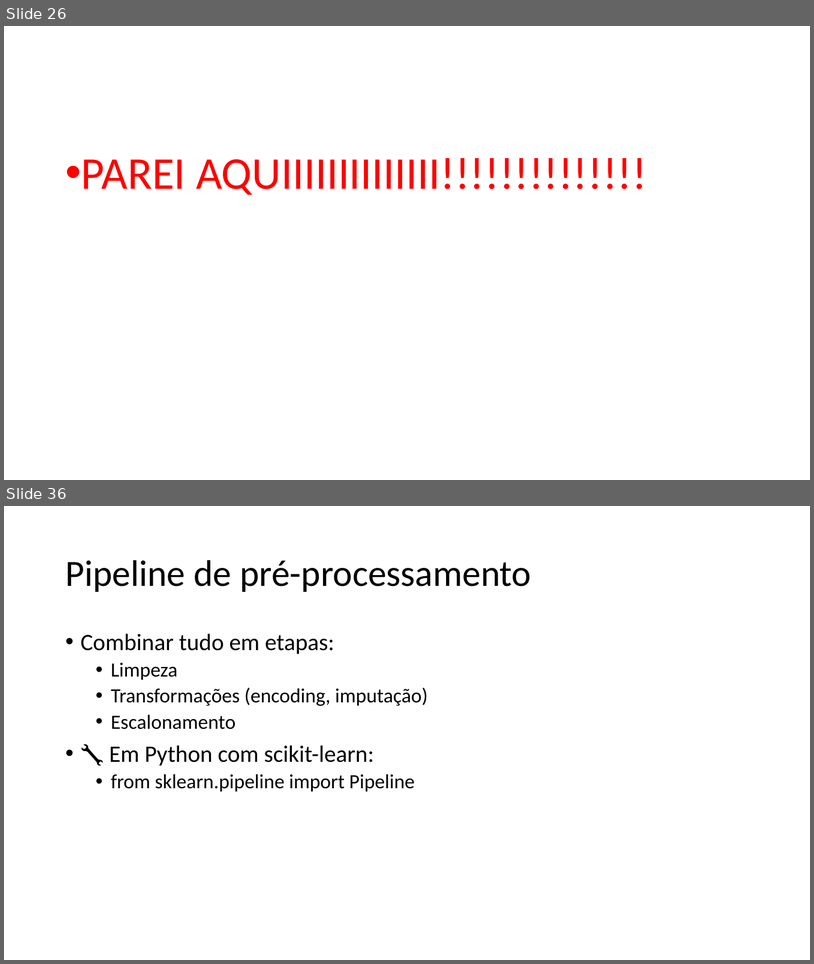
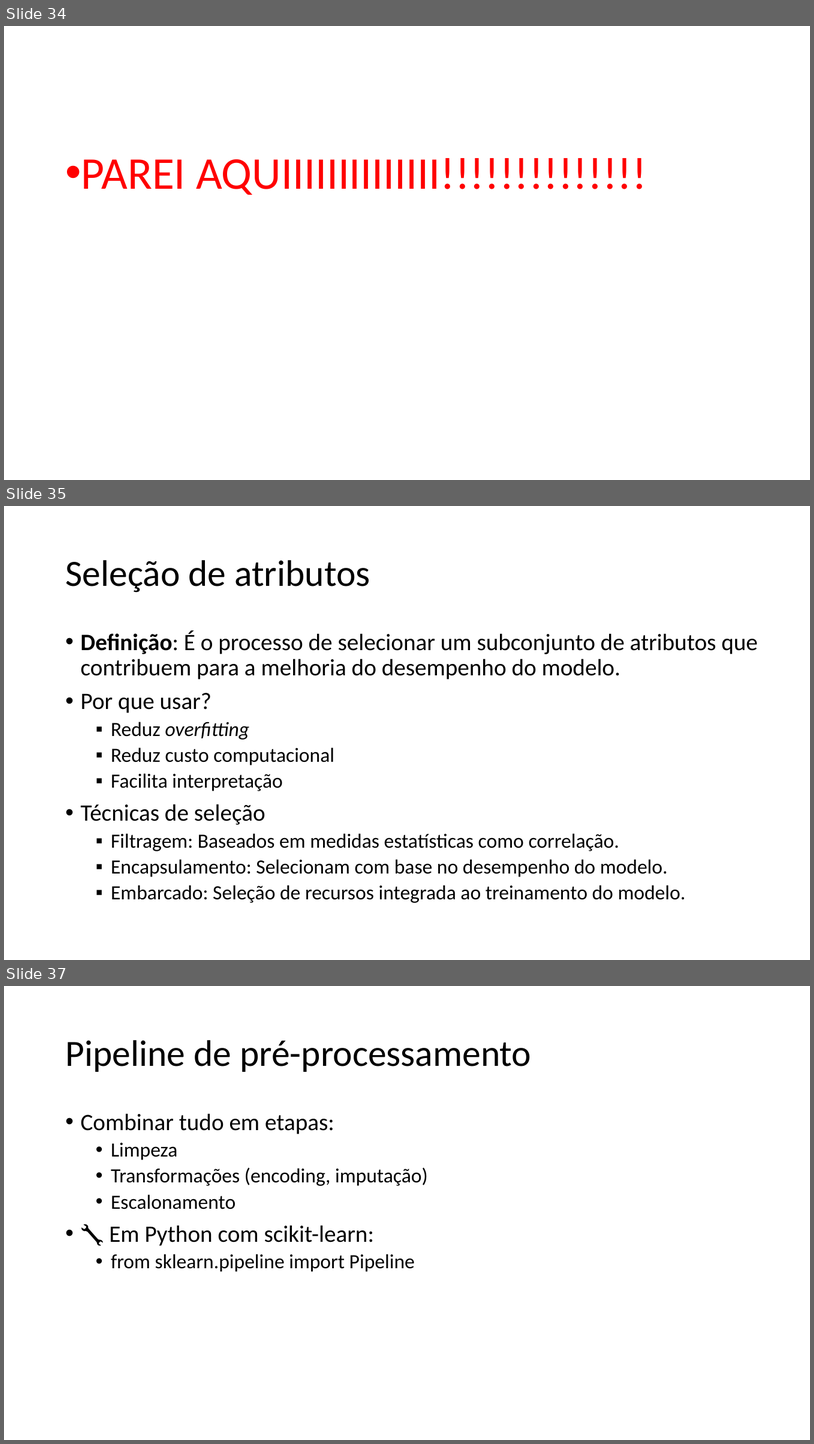
Before and after one commit to zz4fap/c24_inteligencia_artificial, a slide deck: slides/C24_Transformações.pptx. Shown one above the other, each under a label of ours: slides 26 and 36 before the commit, slides 34, 35 and 37 after it; the slides between them are not shown. The pictures are 814x964 and 814x1444 pixels, drawn with LibreOffice and Linux fonts; fonts in the diff are those of the drawing. Boxes give left, top, right and bottom in pixels: in the first picture for what was removed or moved away, otherwise in the second. Text is boxed around its words. In the diff, an @@ line names an element or a change of style, - is before the commit and + after.

```diff
--- a/slides/C24_Transformações.pptx
+++ b/slides/C24_Transformações.pptx
@@ slide 35 added at (4,506,810,960), background #FFFFFF @@
@@ title added at (65,560,370,592), 44 pt, text #000000 @@
+Seleção de atributos
@@ text added at (81,630,758,903), 24 pt, text #000000 @@
+• Definição: É o processo de selecionar um subconjunto de atributos que contribuem para a melhoria do desempenho do modelo.
+• Por que usar?
+  ▪ Reduz overfitting
+  ▪ Reduz custo computacional
+  ▪ Facilita interpretação
+• Técnicas de seleção
+  ▪ Filtragem: Baseados em medidas estatísticas como correlação.
+  ▪ Encapsulamento: Selecionam com base no desempenho do modelo.
+  ▪ Embarcado: Seleção de recursos integrada ao treinamento do modelo.
@@ what was slide 26 is now slide 34 @@
@@ what was slide 36 is now slide 37 @@
```
Also in this commit, not shown: 1 slide changed, 5 other slides added, 5 slides removed.
